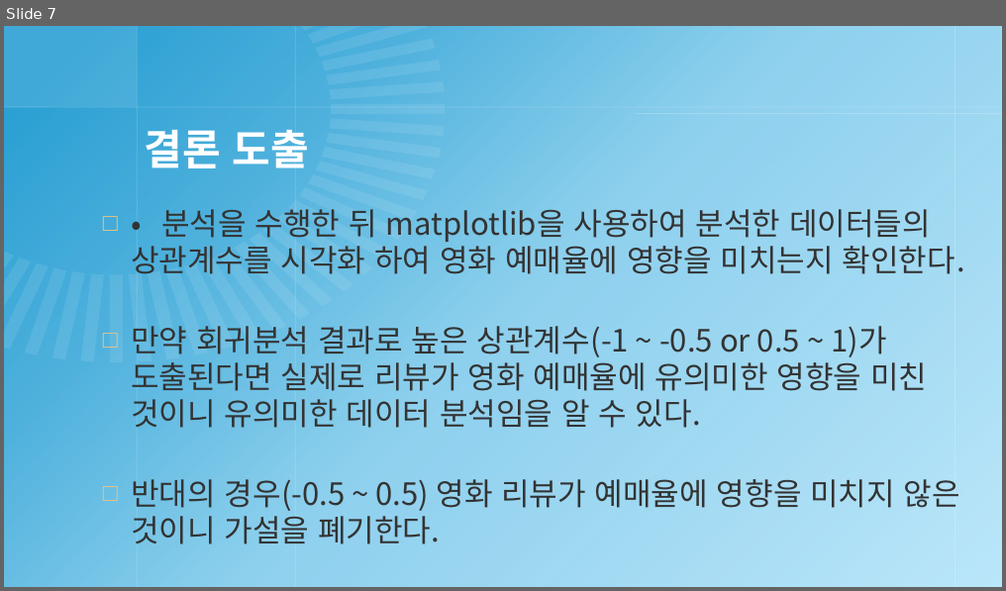
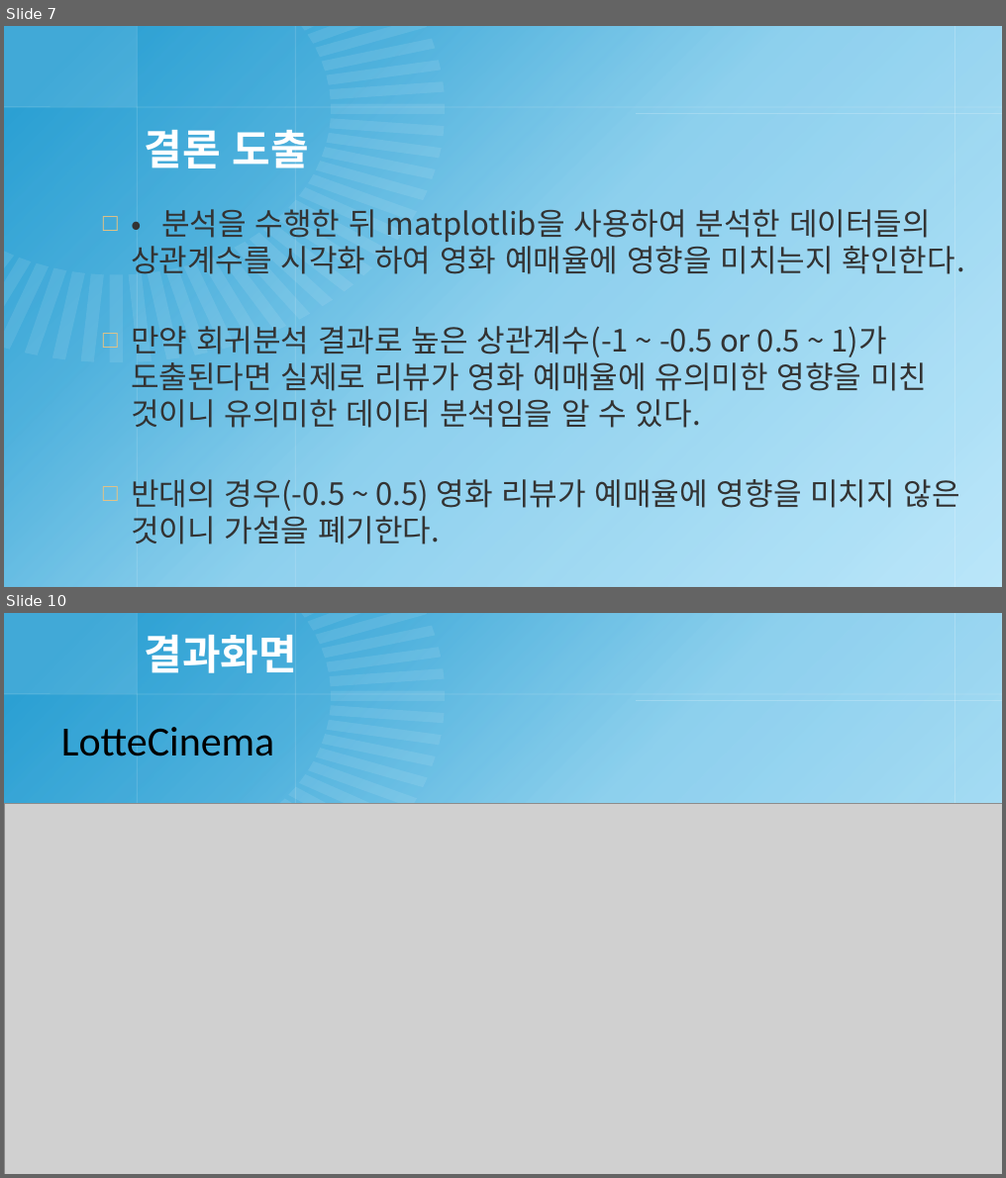
Before and after one commit to cyphen156/Workspace, a slide deck: Python/FinalTest/20170677_오융택.pptx. Shown one above the other, each under a label of ours: slide 7 before the commit, slides 7 and 10 after it; the slides between them are not shown. The pictures are 1006x591 and 1006x1178 pixels, drawn with LibreOffice and Linux fonts; fonts in the diff are those of the drawing; grey boxes stand for pictures; background and template pictures are left out. Boxes give left, top, right and bottom in pixels: in the first picture for what was removed or moved away, otherwise in the second. Text is boxed around its words. In the diff, an @@ line names an element or a change of style, - is before the commit and + after.

```diff
--- a/Python/FinalTest/20170677_오융택.pptx
+++ b/Python/FinalTest/20170677_오융택.pptx
@@ slide 10 added at [4,613,1002,1174], background #BCE7FA; not listed: 25 template elements that a slide beside it also shows @@
@@ title added at [145,635,297,673], 40 pt, text #FFFFFF, bold @@
+결과화면
@@ text added at [61,727,274,757], 40 pt, text #000000 @@
+LotteCinema
@@ picture added at [4,804,1002,1174] @@
```
Also in this commit, not shown: 3 other slides added, 12 other files.
